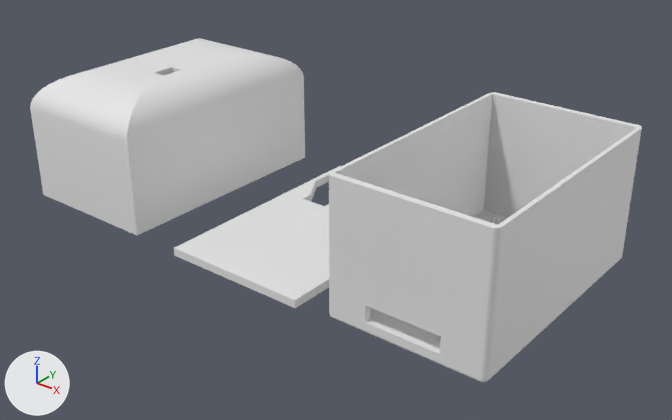
One commit to the Blender file 3D_Sketchs/boxV2_01.blend: the scene before it, then after it.
The view is the same before and after, from a camera (50 mm lens) standing at (129.3, -155.9, 102.6) and looking at (4.7, -0.2, 6.1). Lighting does not change. The marker at lower left points along +X, +Y and +Z.

The older version as bpy lines, for what is in view:
```python
me_cubo = bpy.data.meshes.new('Cubo')
me_cubo.from_pydata(...)  # 622 vertices, 618 faces; spans x -1.0..1.0, y -1.0..1.0, z -1.0..1.0
me_cubo.polygons.foreach_set('use_smooth', [True] * 618)
me_cubo_001 = bpy.data.meshes.new('Cubo.001')
me_cubo_001.from_pydata(...)  # 2736 vertices, 2399 faces; spans x -1.0..1.0, y -1.0..1.0, z -1.0..1.0
me_cubo_002 = bpy.data.meshes.new('Cubo.002')
me_cubo_002.from_pydata(...)  # 2262 vertices, 2207 faces; spans x -1.0..1.0, y -1.0..1.0, z -1.0..1.0
ob_cubo = bpy.data.objects.new('Cubo', me_cubo)
ob_cubo.location = (-50.1, 0.0, 16.0)
ob_cubo.scale = (18.5, 31.0, 16.0)
ob_cubo_001 = bpy.data.objects.new('Cubo.001', me_cubo_001)
ob_cubo_001.location = (-0.1, 0.0, 0.0)
ob_cubo_001.scale = (18.5, 31.0, 1.0)
ob_cubo_002 = bpy.data.objects.new('Cubo.002', me_cubo_002)
ob_cubo_002.location = (45.4, 0.0, 16.0)
ob_cubo_002.scale = (18.5, 31.0, 16.0)
```
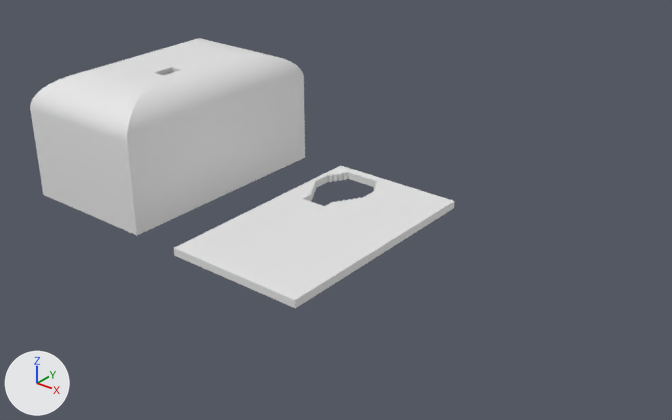
Where the change shows, as pixel boxes [x1, y1, x2, y2] in the pictures (672 x 420 px):
```json
{"object": "Cubo.002", "change": "deleted", "before": [329, 92, 642, 382]}
```

Scene script edits in JSON lines:
```json
{"op": "remove", "block": "ob_cubo_002", "code": ["ob_cubo_002 = bpy.data.objects.new('Cubo.002', me_cubo_002)", "ob_cubo_002.location = (45.4, 0.0, 16.0)", "ob_cubo_002.scale = (18.5, 31.0, 16.0)"]}
```
